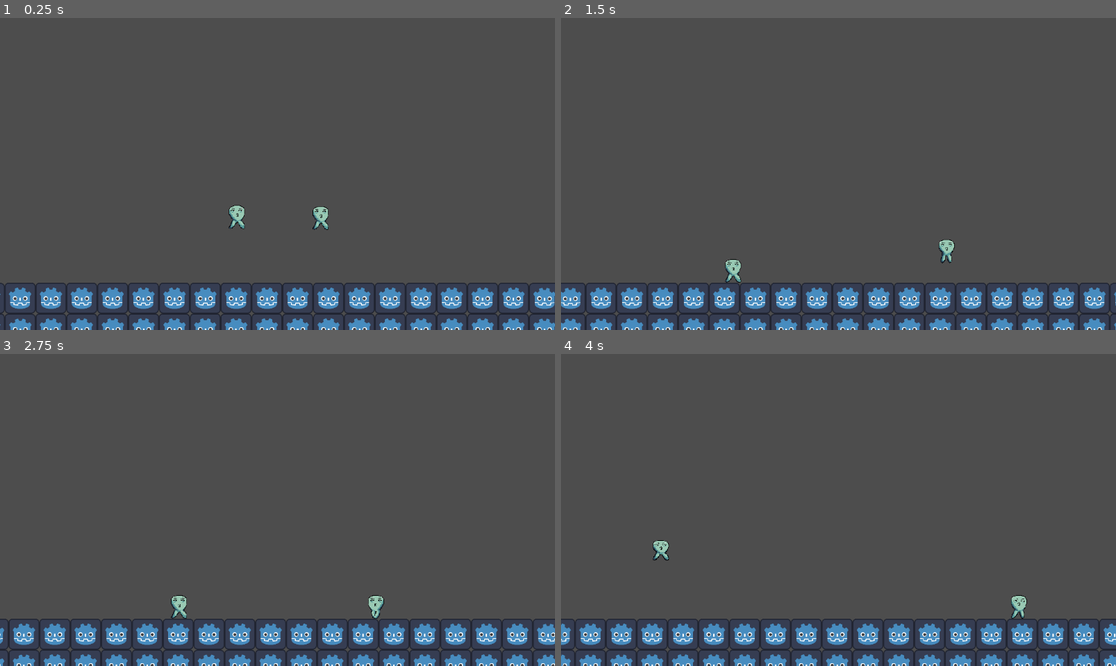
Above: before the commit, frames 1-4 (two rows, left to right).
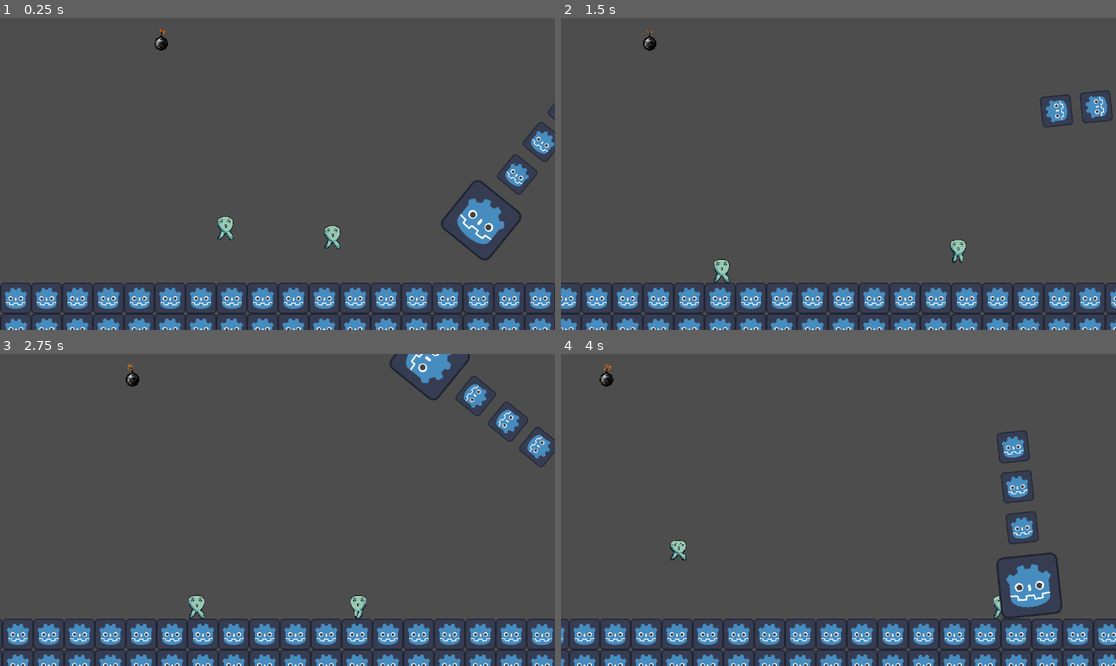
Above: after the commit, the same moments.

Repository: TheeVerySmall/rob-and-bob--doomsday
Game: Godot game, scene res://scenes/test_scene.tscn
Same seed, same stepped clock (60 frames per second), same inputs: the game is played once before the commit and once after it.
Inputs:
- Up to frame 1 (0.25 s): no input
- Up to frame 2 (1.5 s): hold Right (ui_right) from 0.53 s (still down); tap A (A) at 0.6 s; tap Up (ui_up) at 0.77 s; tap D (D) at 0.8, 1.35 s
- Up to frame 3 (2.75 s): tap Up (ui_up) at 1.52 s; tap A (A) at 1.55, 2.1 s; release Right (ui_right) at 2.03 s; hold Left (ui_left) from 2.03 s (still down); tap D (D) at 2.3 s
- Up to frame 4 (4 s): release Left (ui_left) at 2.78 s; hold Right (ui_right) from 2.78 s (still down); tap D (D) at 2.85, 3.8 s; tap Up (ui_up) at 3.02, 3.77 s; tap A (A) at 3.05 s; tap W (W) at 3.6 s

The runs differ from the first frame. In frame 1, 8.7% of the frame differs, in the area x 0-100%, y 3-100%; in frame 2, 7.6%; in frame 3, 8.5%; in frame 4, 8.8%.

Commit message:
Swinging

Diff:
--- /dev/null
+++ b/obstacles/halfswing.tscn
@@ -0,0 +1,76 @@
+[gd_scene load_steps=6 format=3 uid="uid://ckphvrd1n7s7f"]
+
+[ext_resource type="Texture2D" uid="uid://dvn5nbupfyf81" path="res://art/draw_chigga.svg" id="1_xy8ga"]
+
+[sub_resource type="RectangleShape2D" id="RectangleShape2D_ofkt0"]
+size = Vector2(128, 128)
+
+[sub_resource type="Animation" id="Animation_pnqpd"]
+length = 0.001
+tracks/0/type = "value"
+tracks/0/imported = false
+tracks/0/enabled = true
+tracks/0/path = NodePath(".:rotation")
+tracks/0/interp = 1
+tracks/0/loop_wrap = true
+tracks/0/keys = {
+"times": PackedFloat32Array(0),
+"transitions": PackedFloat32Array(1),
+"update": 0,
+"values": [0.0]
+}
+
+[sub_resource type="Animation" id="Animation_23npq"]
+resource_name = "swinging"
+length = 2.0
+loop_mode = 1
+tracks/0/type = "value"
+tracks/0/imported = false
+tracks/0/enabled = true
+tracks/0/path = NodePath(".:rotation")
+tracks/0/interp = 1
+tracks/0/loop_wrap = true
+tracks/0/keys = {
+"times": PackedFloat32Array(0, 2),
+"transitions": PackedFloat32Array(1, 1),
+"update": 0,
+"values": [0.0, 6.28319]
+}
+
+[sub_resource type="AnimationLibrary" id="AnimationLibrary_xy1ip"]
+_data = {
+&"RESET": SubResource("Animation_pnqpd"),
+&"swinging": SubResource("Animation_23npq")
+}
+
+[node name="AnimatableBody2D" type="AnimatableBody2D"]
+collision_layer = 3
+collision_mask = 3
+
+[node name="Sprite2D" type="Sprite2D" parent="."]
+scale = Vector2(0.5, 0.5)
+texture = ExtResource("1_xy8ga")
+
+[node name="Sprite2D2" type="Sprite2D" parent="."]
+position = Vector2(0, 83)
+scale = Vector2(0.5, 0.5)
+texture = ExtResource("1_xy8ga")
+
+[node name="Sprite2D3" type="Sprite2D" parent="."]
+position = Vector2(1, 169)
+scale = Vector2(0.5, 0.5)
+texture = ExtResource("1_xy8ga")
+
+[node name="Sprite2D4" type="Sprite2D" parent="."]
+position = Vector2(3, 290)
+texture = ExtResource("1_xy8ga")
+
+[node name="CollisionShape2D" type="CollisionShape2D" parent="."]
+position = Vector2(3, 290)
+shape = SubResource("RectangleShape2D_ofkt0")
+
+[node name="AnimationPlayer" type="AnimationPlayer" parent="."]
+libraries = {
+&"": SubResource("AnimationLibrary_xy1ip")
+}
+autoplay = "swinging"
--- /dev/null
+++ b/obstacles/swinging.tscn
@@ -0,0 +1,76 @@
+[gd_scene load_steps=6 format=3 uid="uid://dq60i85dscb2s"]
+
+[ext_resource type="Texture2D" uid="uid://dvn5nbupfyf81" path="res://art/draw_chigga.svg" id="1_d2t1y"]
+
+[sub_resource type="RectangleShape2D" id="RectangleShape2D_ofkt0"]
+size = Vector2(128, 128)
+
+[sub_resource type="Animation" id="Animation_23npq"]
+resource_name = "swinging"
+length = 2.0
+loop_mode = 2
+tracks/0/type = "value"
+tracks/0/imported = false
+tracks/0/enabled = true
+tracks/0/path = NodePath(".:rotation")
+tracks/0/interp = 1
+tracks/0/loop_wrap = true
+tracks/0/keys = {
+"times": PackedFloat32Array(0, 2),
+"transitions": PackedFloat32Array(1, 1),
+"update": 0,
+"values": [1.22173, -1.22173]
+}
+
+[sub_resource type="Animation" id="Animation_pnqpd"]
+length = 0.001
+tracks/0/type = "value"
+tracks/0/imported = false
+tracks/0/enabled = true
+tracks/0/path = NodePath(".:rotation")
+tracks/0/interp = 1
+tracks/0/loop_wrap = true
+tracks/0/keys = {
+"times": PackedFloat32Array(0),
+"transitions": PackedFloat32Array(1),
+"update": 0,
+"values": [0.0]
+}
+
+[sub_resource type="AnimationLibrary" id="AnimationLibrary_xy1ip"]
+_data = {
+&"RESET": SubResource("Animation_pnqpd"),
+&"swinging": SubResource("Animation_23npq")
+}
+
+[node name="AnimatableBody2D" type="AnimatableBody2D"]
+collision_layer = 3
+collision_mask = 3
+
+[node name="Sprite2D" type="Sprite2D" parent="."]
+scale = Vector2(0.5, 0.5)
+texture = ExtResource("1_d2t1y")
+
+[node name="Sprite2D2" type="Sprite2D" parent="."]
+position = Vector2(0, 83)
+scale = Vector2(0.5, 0.5)
+texture = ExtResource("1_d2t1y")
+
+[node name="Sprite2D3" type="Sprite2D" parent="."]
+position = Vector2(1, 169)
+scale = Vector2(0.5, 0.5)
+texture = ExtResource("1_d2t1y")
+
+[node name="Sprite2D4" type="Sprite2D" parent="."]
+position = Vector2(3, 290)
+texture = ExtResource("1_d2t1y")
+
+[node name="CollisionShape2D" type="CollisionShape2D" parent="."]
+position = Vector2(3, 290)
+shape = SubResource("RectangleShape2D_ofkt0")
+
+[node name="AnimationPlayer" type="AnimationPlayer" parent="."]
+libraries = {
+&"": SubResource("AnimationLibrary_xy1ip")
+}
+autoplay = "swinging"
--- a/prefab/bomb.tscn
+++ b/prefab/bomb.tscn
@@ -56,6 +56,7 @@
 scale = Vector2(1.5, 1.5)
 sprite_frames = SubResource("SpriteFrames_wtsjf")
 animation = &"idle"
+autoplay = "idle"
 frame_progress = 0.611387
 
 [node name="CollisionShape2D" type="CollisionShape2D" parent="."]
--- a/scenes/test_scene.tscn
+++ b/scenes/test_scene.tscn
@@ -6,6 +6,9 @@
 [ext_resource type="Texture2D" uid="uid://bwmenqyqrbf26" path="res://chigga.svg" id="3_m08py"]
 [ext_resource type="PackedScene" uid="uid://dd28ppi3mpjwi" path="res://characters/rob.tscn" id="4_nbdn7"]
 [ext_resource type="Script" uid="uid://c6ob3tm5txwfm" path="res://scripts/camera.gd" id="5_g05e6"]
+[ext_resource type="PackedScene" uid="uid://uh7yplis63t1" path="res://prefab/bomb.tscn" id="7_wtsjf"]
+[ext_resource type="PackedScene" uid="uid://dq60i85dscb2s" path="res://obstacles/swinging.tscn" id="8_rnaij"]
+[ext_resource type="PackedScene" uid="uid://ckphvrd1n7s7f" path="res://obstacles/halfswing.tscn" id="9_h3xc6"]
 
 [sub_resource type="TileSetAtlasSource" id="TileSetAtlasSource_ijk1m"]
 texture = ExtResource("3_m08py")
@@ -22,11 +25,11 @@
 [node name="Node2D" type="Node2D"]
 
 [node name="Bob" parent="." instance=ExtResource("2_nd71p")]
-position = Vector2(333, 412)
+position = Vector2(-18, 452)
 script = ExtResource("2_yclgf")
 
 [node name="Rob" parent="." instance=ExtResource("4_nbdn7")]
-position = Vector2(159, 410)
+position = Vector2(-240, 433)
 script = ExtResource("1_gya51")
 
 [node name="camera" type="Camera2D" parent="."]
@@ -37,3 +40,12 @@
 tile_set = SubResource("TileSet_144gy")
 format = 2
 layer_0/tile_data = PackedInt32Array(655355, 0, 0, 655356, 0, 0, 655357, 0, 0, 655358, 0, 0, 655359, 0, 0, 589824, 0, 0 …(1653 unchanged characters)…
+
+[node name="bomb" parent="." instance=ExtResource("7_wtsjf")]
+position = Vector2(-371, 71)
+
+[node name="AnimatableBody2D" parent="." instance=ExtResource("8_rnaij")]
+position = Vector2(1117, 206)
+
+[node name="AnimatableBody2D2" parent="." instance=ExtResource("9_h3xc6")]
+position = Vector2(474, 219)
--- a/scripts/bomb.gd
+++ b/scripts/bomb.gd
@@ -1,3 +1 @@
 extends Area2D
-
-func _process(delta):
Not shown: 1 places in scenes/test_scene.tscn that only renumber resources
